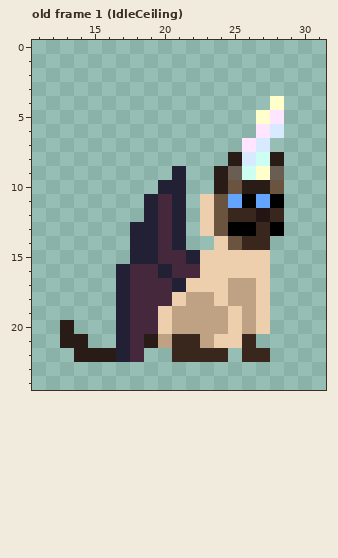
One commit to this pixel-art file: assets/images/scratch/kittenbaticorn.aseprite. The first picture shows the starting point.
34x36 pixels, 14 frames. Shown: old frame 1 (IdleCeiling): x 11..31, y 0..24. The commit also changed other frames, which this record leaves out.
New version:
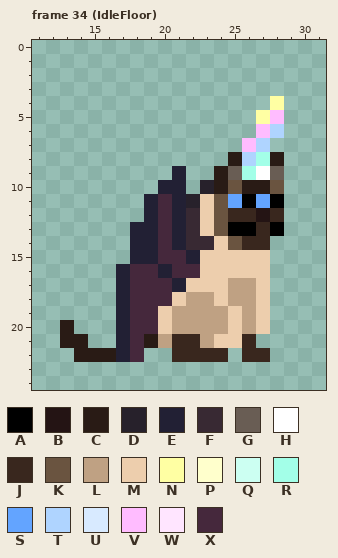
Palette (. is transparent): A #000000  B #241414  C #291b15  D #27212b  E #222034  F #382933  G #695d54  H #ffffff  J #39271e  K #6a5440  L #bfa183  M #edcead  N #ffffa3  P #ffffcc  Q #ccfff2  R #a3ffe8  S #63a4ff  T #afd4ff  U #d8eaff  V #ffbcff  W #ffe5ff  X #45283c
A new or re-ordered frame is compared with the old frame closest to it.
From old to new:
frames 14 -> 96
layer "HornSparkles" added
Frame 34 (IdleFloor) is new; against old frame 1 (IdleCeiling), layers "Wings", "HornSparkles", "Horn":
y 4: x 28 P -> N
y 5: x 27..28 PW -> NV
y 6: x 27..28 WU -> VT
y 7: x 26..27 WU -> VT
y 8: x 26..27 UQ -> TR
y 9: x 26..27 QP -> RH
y 10: x 23 . -> D
y 11: x 22 . -> D
y 12..13: x 22 . -> F
y 14: x 22..23 .. -> FF
Pixel boxes of the changes (left, top, right, bottom) in both pictures:
changed: (186, 96, 284, 250)
